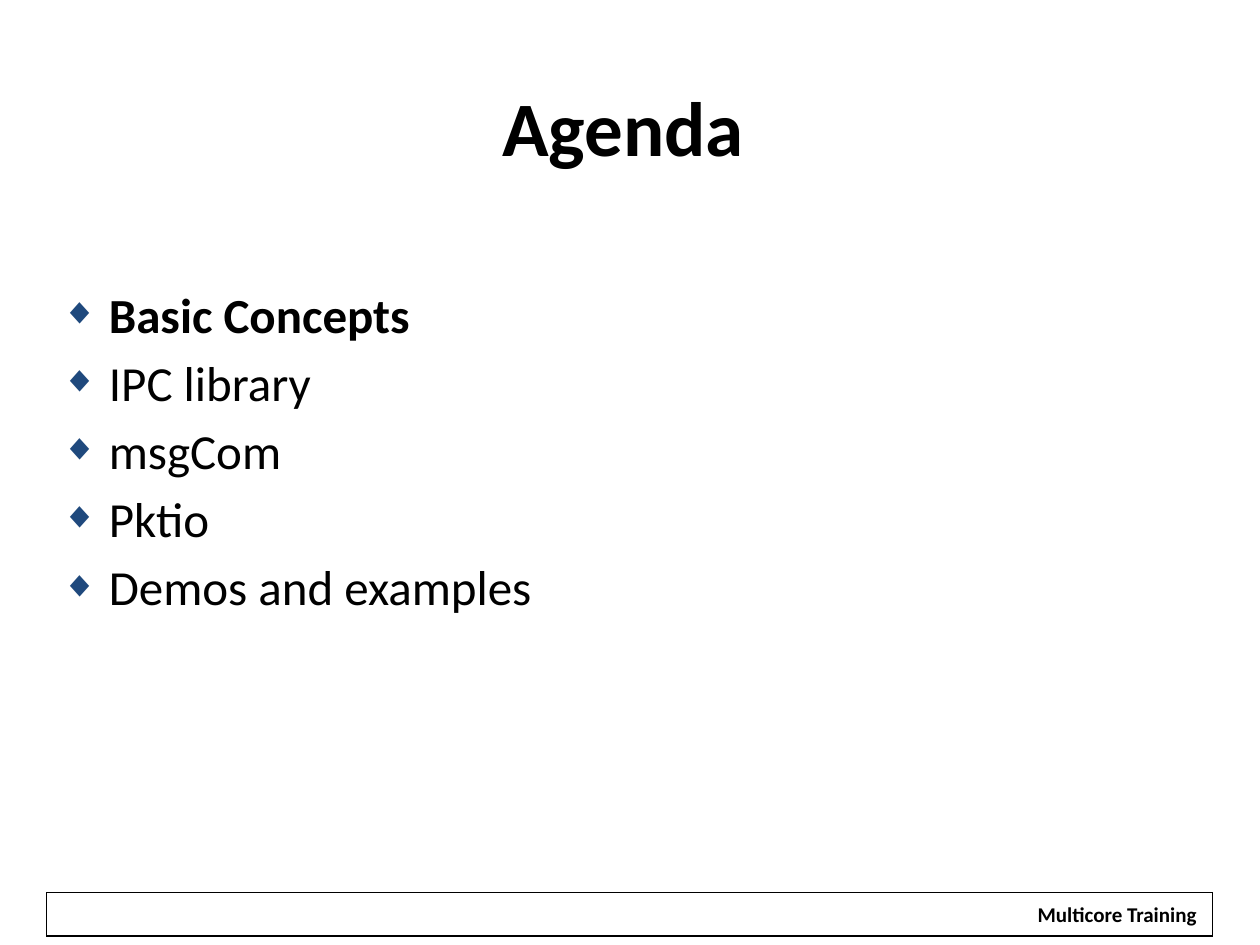
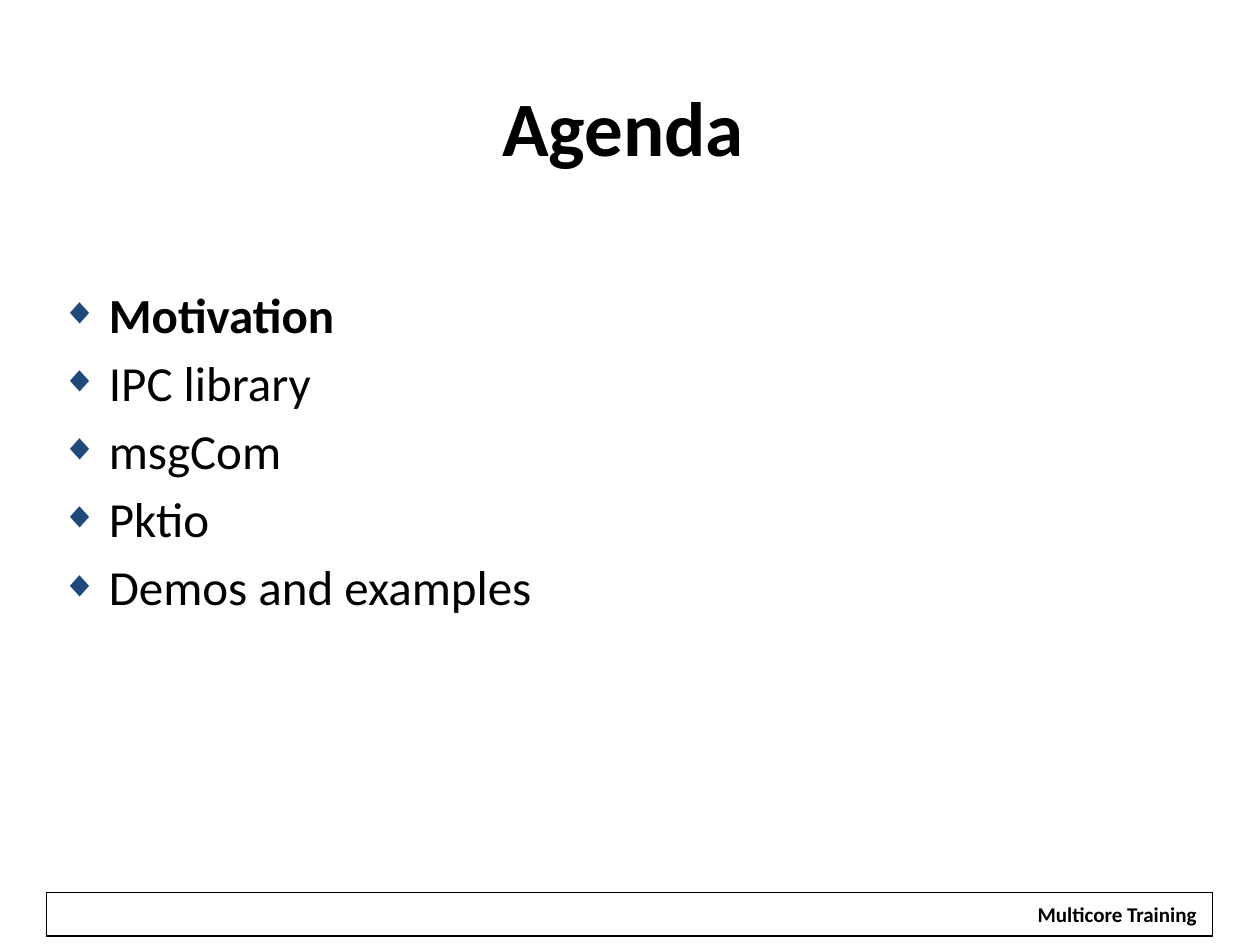
Before and after one commit to hari1989/keystone-workshop, a slide deck: slide 2 of preliminary/Working/presentations/KeyStoneII_ IPC.pptx. Drawn at 1260x945 pixels with LibreOffice and Linux fonts; fonts in the diff are those of the drawing; background and template pictures are left out. Boxes give left, top, right and bottom in pixels: in the first picture for what was removed or moved away, otherwise in the second. Text is boxed around its words. In the diff, an @@ line names an element or a change of style, - is before the commit and + after.

```diff
--- a/preliminary/Working/presentations/KeyStoneII_ IPC.pptx
+++ b/preliminary/Working/presentations/KeyStoneII_ IPC.pptx
@@ text at (109, 298, 334, 334): text changed @@
-◆ Basic Concepts
+◆ Motivation
```
Also in this commit, not shown: 5 other slides changed, 6 slides added, 6 slides removed.
